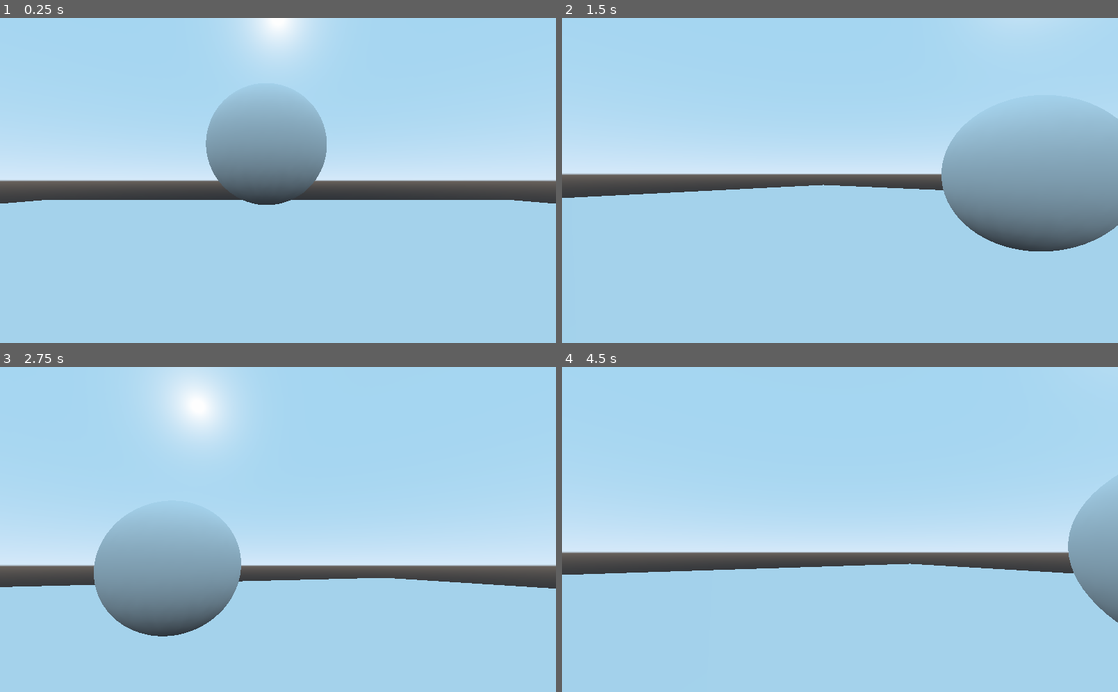
Above: before the commit, frames 1-4 (two rows, left to right).
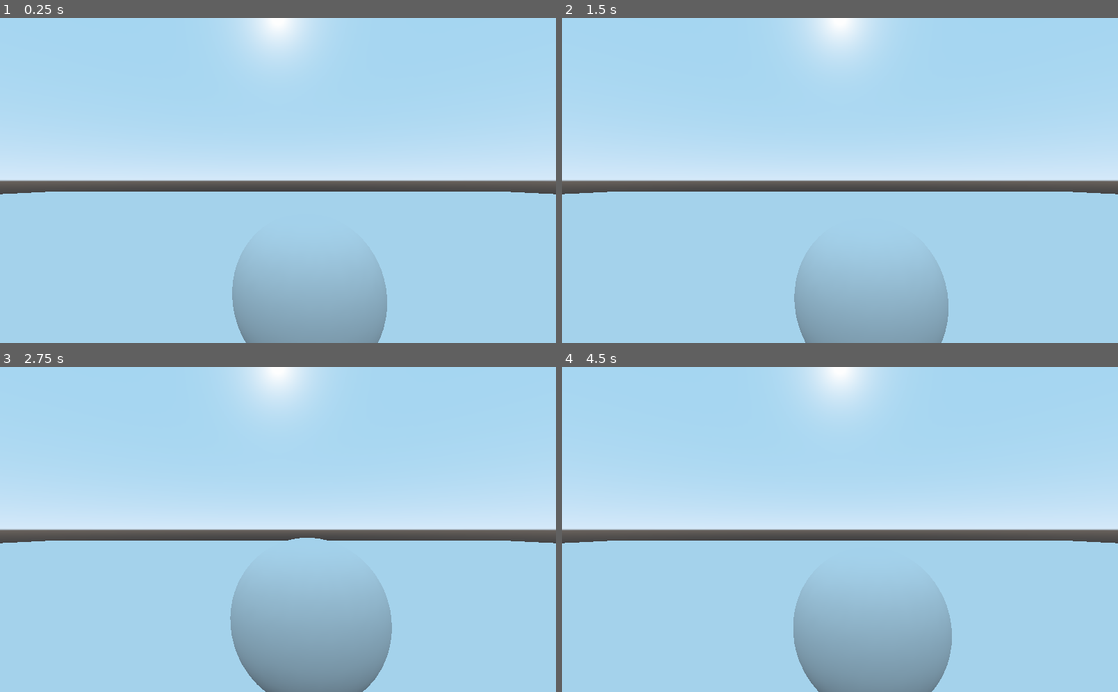
Above: after the commit, the same moments.

Repository: LambdaShark/ShoeDrop
Game: Godot game, scene res://Game.tscn
The game is run twice, just before and just after one commit, with the same random seed, the same clock (stepped at 60 frames per second) and the same inputs.
Inputs (mouse positions are in pixels of both pictures, inside the frame that each line leads up to):
- Up to frame 1 (0.25 s): no input
- Up to frame 2 (1.5 s): move the mouse to (867, 180) at 0.52 s; tap Enter at 1.25 s; move the mouse to (812, 180) at 1.27 s
- Up to frame 3 (2.75 s): tap Space at 2 s; move the mouse to (289, 523) at 2.02 s
- Up to frame 4 (4.5 s): tap Enter at 2.75, 4.25 s; move the mouse to (834, 536) at 2.77 s; tap Space at 3.5 s; move the mouse to (878, 532) at 3.52 s; move the mouse to (795, 526) at 4.27 s

The runs differ from the first frame. In frame 1, 14% of the frame differs, in the area x 0-100%, y 23-100%; in frame 2, 21%; in frame 3, 34%, in the area x 0-100%, y 0-100%; in frame 4, 23%.

Commit message:
Move a ball

Diff:
--- a/Game.tscn
+++ b/Game.tscn
@@ -12,6 +12,8 @@
 [sub_resource type="SphereMesh" id=3]
 
 [sub_resource type="SphereShape" id=4]
+
+[sub_resource type="CapsuleMesh" id=6]
 
 [node name="Game" type="Node"]
 
@@ -27,22 +29,33 @@
 [node name="CollisionShape" type="CollisionShape" parent="Cliff/Floor/StaticBody"]
 shape = SubResource( 5 )
 
-[node name="Player" type="RigidBody" parent="."]
-transform = Transform( 1, 0, 0, 0, 1, 0, 0, 0, 1, 0, 1.50201, 0 )
+[node name="Player" type="KinematicBody" parent="."]
+transform = Transform( 1, 0, 0, 0, 1, 0, 0, 0, 1, 0, 0.27756, 0 )
 script = ExtResource( 1 )
+
+[node name="Head" type="Spatial" parent="Player"]
+transform = Transform( 1, 0, 0, 0, 1, 0, 0, 0, 1, 0, 0.622854, 0 )
+
+[node name="Camera" type="Camera" parent="Player/Head"]
+transform = Transform( 1, 0, 0, 0, 1, 0, 0, 0, 1, 0, -0.161228, 0 )
 
 [node name="CollisionShape" type="CollisionShape" parent="Player"]
 shape = SubResource( 2 )
 
-[node name="Camera" type="Camera" parent="Player"]
+[node name="BallRotationPoint" type="Spatial" parent="Player"]
 
-[node name="RigidBody" type="RigidBody" parent="."]
-transform = Transform( 1, 0, 0, 0, 1, 0, 0, 0, 1, 4.12179, 2.0865, 0 )
+[node name="Ball" type="Spatial" parent="Player/BallRotationPoint"]
+transform = Transform( 0.2, 0, 0, 0, 0.2, 0, 0, 0, 0.2, 0.0781921, 0.170867, -0.636031 )
 
-[node name="MeshInstance" type="MeshInstance" parent="RigidBody"]
-transform = Transform( 1, 0, 0, 0, 1, 0, 0, 0, 1, -4.30693, 0, -3.9732 )
+[node name="MeshInstance" type="MeshInstance" parent="Player/BallRotationPoint/Ball"]
 mesh = SubResource( 3 )
 material/0 = null
 
-[node name="CollisionShape" type="CollisionShape" parent="RigidBody"]
+[node name="CollisionShape" type="CollisionShape" parent="Player/BallRotationPoint/Ball"]
+transform = Transform( 0.4, 0, 0, 0, 0.4, 0, 0, 0, 0.4, 0, 0, 0 )
 shape = SubResource( 4 )
+
+[node name="Body" type="MeshInstance" parent="Player"]
+transform = Transform( 0.2, 0, 0, 0, -8.74228e-09, -0.6, 0, 0.2, -2.62268e-08, 0, 0.167422, 0 )
+mesh = SubResource( 6 )
+material/0 = null
--- a/Player.gd
+++ b/Player.gd
@@ -1,17 +1,25 @@
-extends RigidBody
+extends KinematicBody
 
 
-# Declare member variables here. Examples:
-# var a = 2
-# var b = "text"
-
 export onready var mouse_sensitivity : float = 0.2
+export onready var throw_sensitivity : float = 0.01
 const TO_RAD = TAU / 90
 
 func _ready():
 	Input.set_mouse_mode(Input.MOUSE_MODE_CAPTURED)
 
+enum State {
+	THROWING,
+	MOVING
+}
+
+var state = State.THROWING
+
 func _input(event: InputEvent):
 	if event is InputEventMouseMotion:
-		$Camera.rotation -= Vector3(event.relative.y, event.relative.x,0) * mouse_sensitivity * TO_RAD
-		$Camera.rotation.x = clamp($Camera.rotation.x, -TAU/8, TAU/8)
+		if state == State.MOVING:
+			$Camera.rotation_degrees -= Vector3(event.relative.y, event.relative.x,0) * mouse_sensitivity
+			$Camera.rotation.x = clamp($Camera.rotation.x, -TAU/8, TAU/8)
+		if state == State.THROWING:
+			$BallRotationPoint.rotate_object_local(Vector3(1,0,0),-event.relative.y * throw_sensitivity)
+			# $BallRotationPoint.rotate_object_local(Vector3(0,1,0),-event.relative.x * throw_sensitivity)
Not shown: 1 places in Game.tscn that only renumber resources
